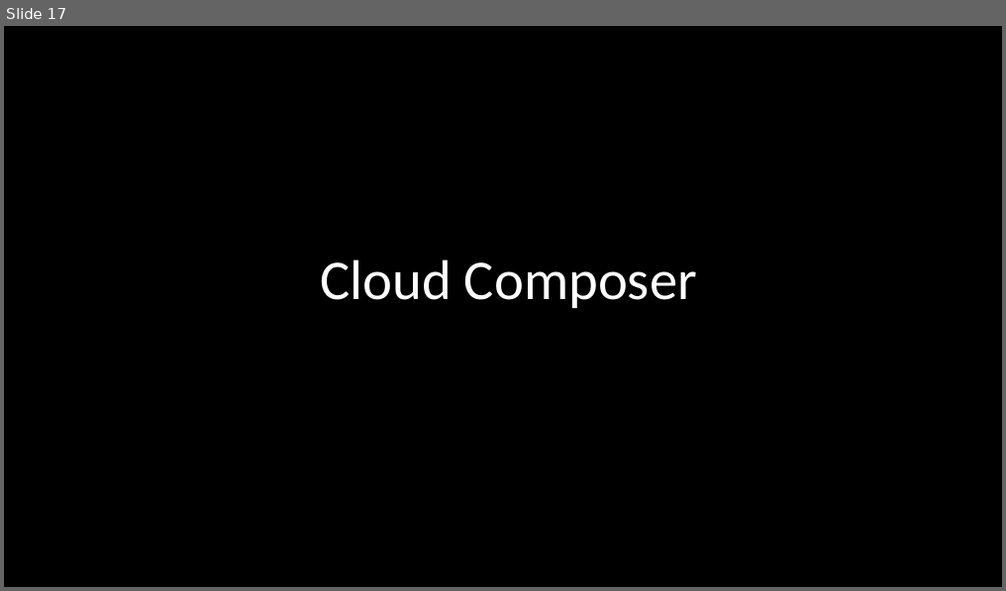
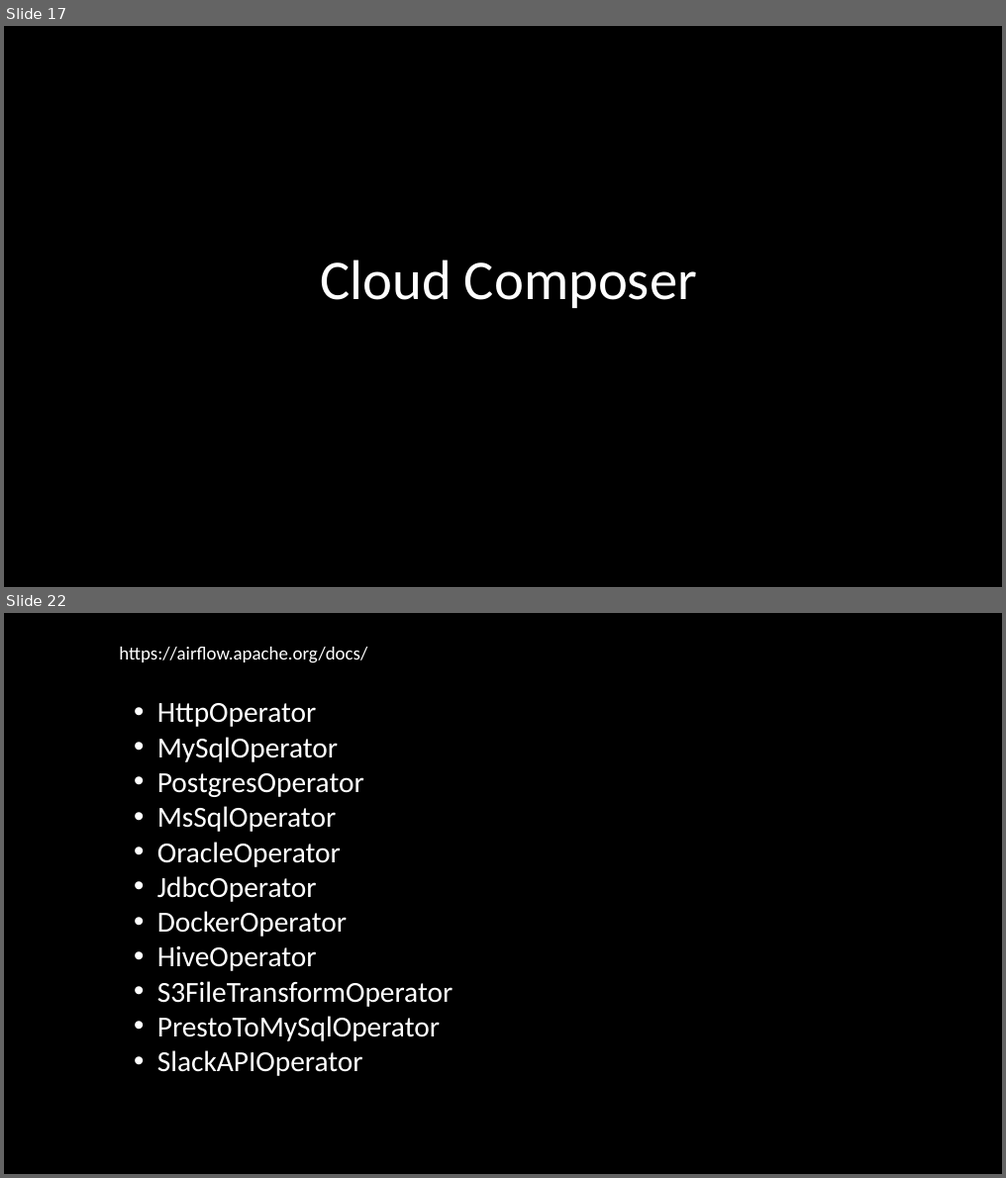
Before and after one commit to smvinodkumar910/python_training, a slide deck: Google Cloud Platform.pptx. Shown one above the other, each under a label of ours: slide 17 before the commit, slides 17 and 22 after it; the slides between them are not shown. The pictures are 1006x591 and 1006x1178 pixels, drawn with LibreOffice and Linux fonts; fonts in the diff are those of the drawing; background and template pictures are left out. Boxes give left, top, right and bottom in pixels: in the first picture for what was removed or moved away, otherwise in the second. Text is boxed around its words. In the diff, an @@ line names an element or a change of style, - is before the commit and + after.

```diff
--- a/Google Cloud Platform.pptx
+++ b/Google Cloud Platform.pptx
@@ slide 22 added at (4, 613, 1002, 1174), background picture (left out) @@
@@ text added at (119, 647, 367, 663), 18 pt, text #FFFFFF @@
+https://airflow.apache.org/docs/
@@ text added at (157, 703, 452, 1076), 28 pt, text #FFFFFF @@
+• HttpOperator
+• MySqlOperator
+• PostgresOperator
+• MsSqlOperator
+• OracleOperator
+• JdbcOperator
+• DockerOperator
+• HiveOperator
+• S3FileTransformOperator
+• PrestoToMySqlOperator
+• SlackAPIOperator
```
Also in this commit, not shown: 2 slides changed, 5 other slides added, 13 other files.
